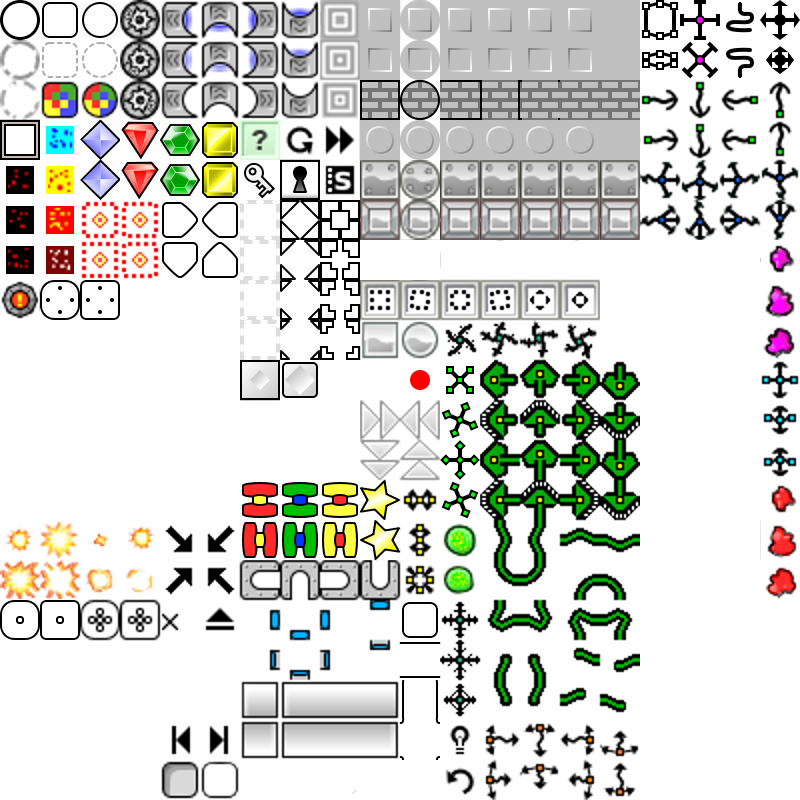
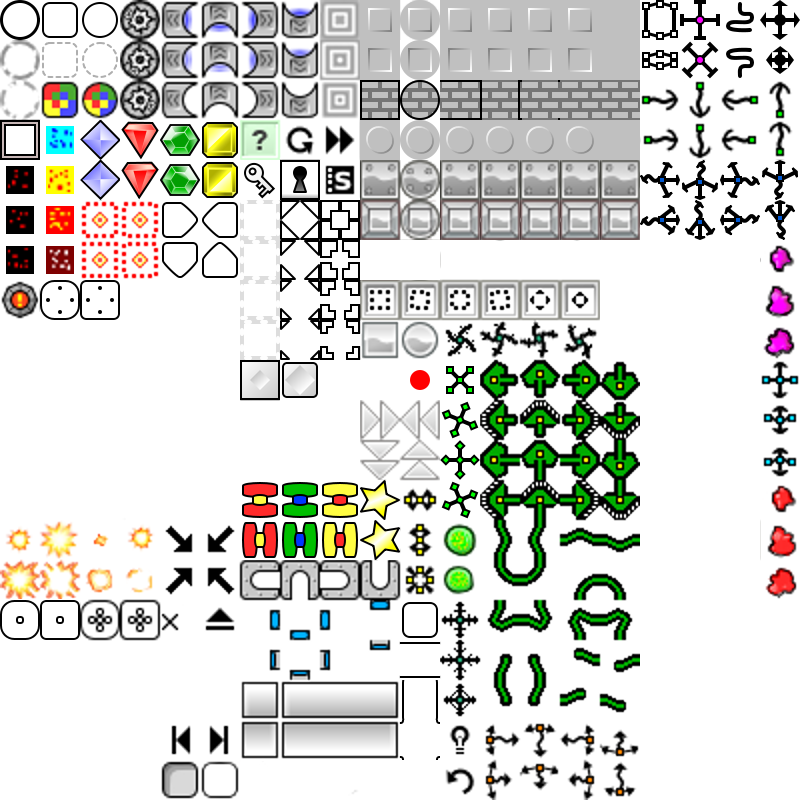
Two versions of the same layered image (800 × 800). Layer-by-layer changes:
painted on "Capa nueva#1" over [640,160,799,240]
